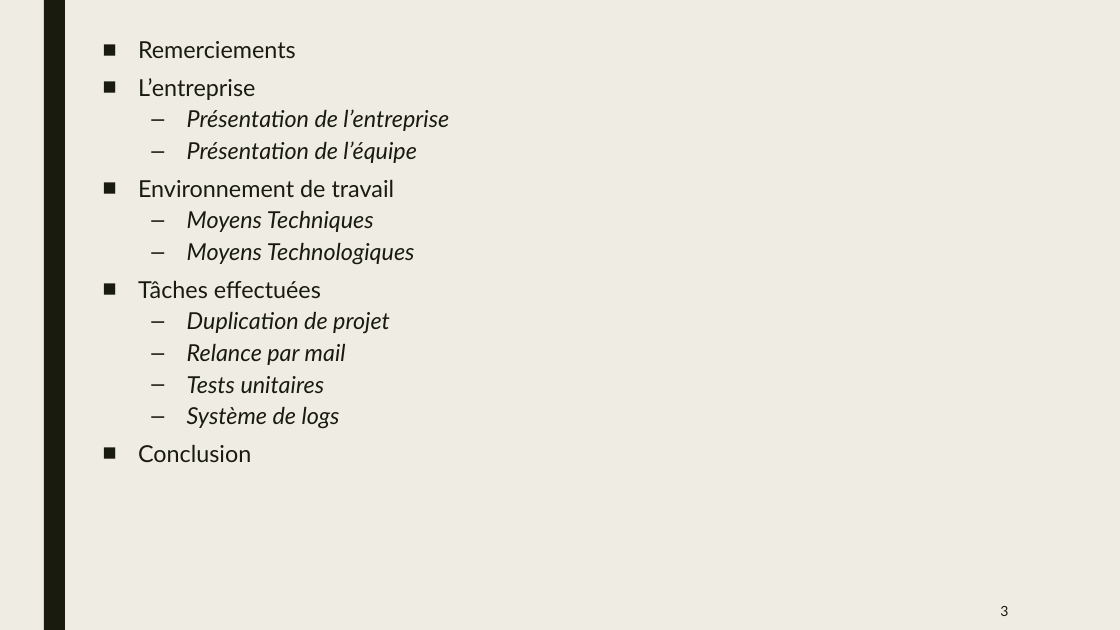
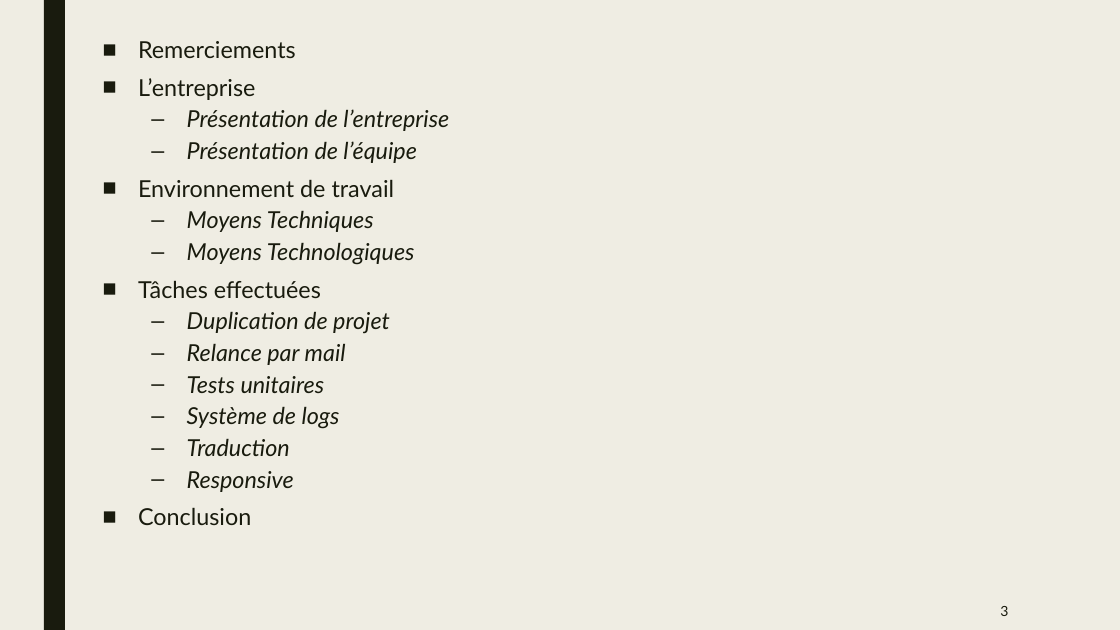
Before and after one commit to Yoan15/CDA22-23_yoan, a slide deck: slide 3 of ressources/CDA_Projet_Repotech_Yoan_Deconinck.pptx. Drawn at 1120x630 pixels with LibreOffice and Linux fonts; fonts in the diff are those of the drawing. Boxes give left, top, right and bottom in pixels: in the first picture for what was removed or moved away, otherwise in the second. Text is boxed around its words. In the diff, an @@ line names an element or a change of style, - is before the commit and + after.

Commit message:
powerpoint

```diff
--- a/ressources/CDA_Projet_Repotech_Yoan_Deconinck.pptx
+++ b/ressources/CDA_Projet_Repotech_Yoan_Deconinck.pptx
@@ text at (187, 438, 294, 492): paragraphs added @@
+  – Traduction
+  – Responsive
```
